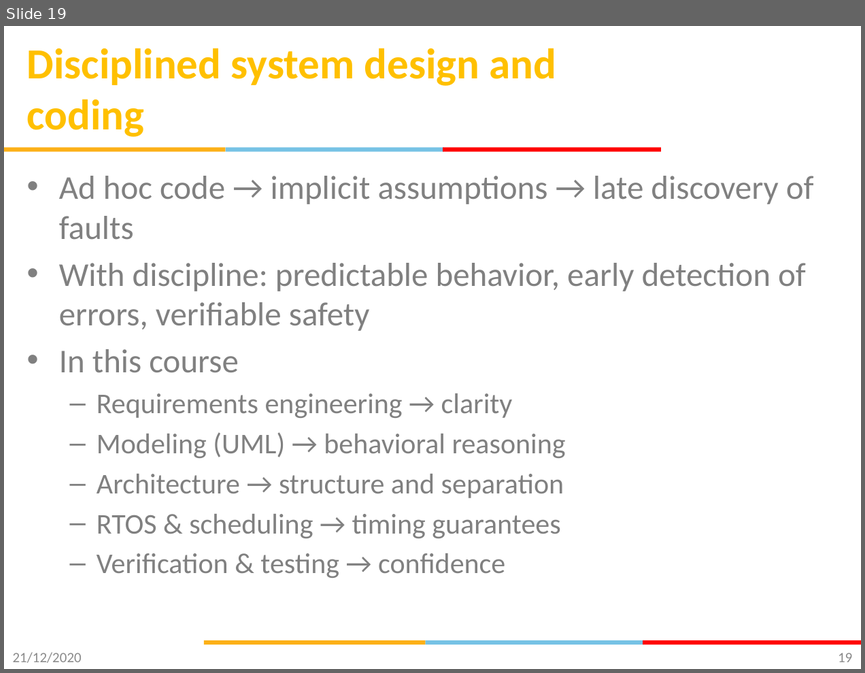
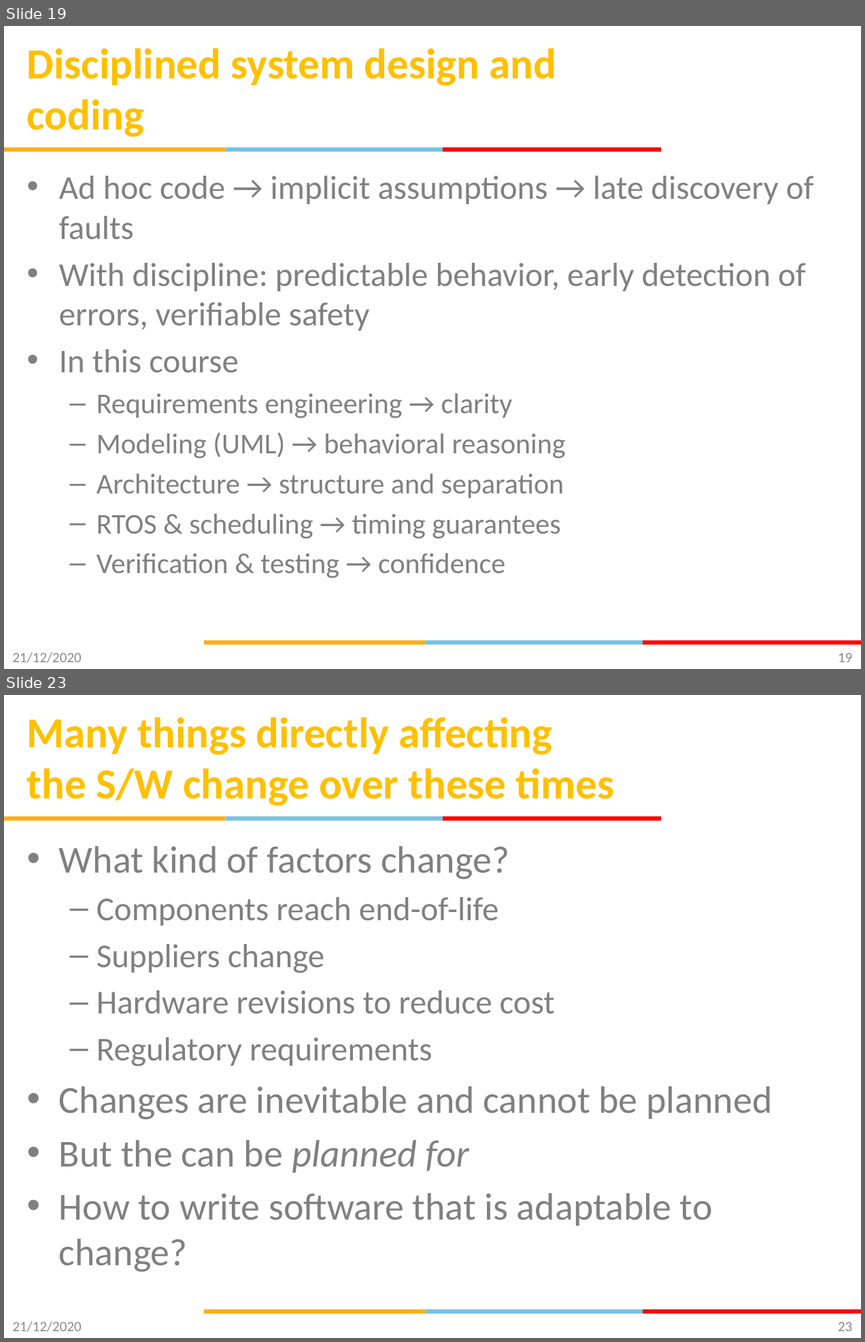
Before and after one commit to gsaurabhr-teaching/csg523-material, a slide deck: Lec-1-3-Intro.pptx. Shown one above the other, each under a label of ours: slide 19 before the commit, slides 19 and 23 after it; the slides between them are not shown. The pictures are 865x673 and 865x1342 pixels, drawn with LibreOffice and Linux fonts; fonts in the diff are those of the drawing; background and template pictures are left out. Boxes give left, top, right and bottom in pixels: in the first picture for what was removed or moved away, otherwise in the second. Text is boxed around its words. In the diff, an @@ line names an element or a change of style, - is before the commit and + after.

Commit message:
Updated lec-1-3-intro lifecycle requirements for embedded systems

```diff
--- a/Lec-1-3-Intro.pptx
+++ b/Lec-1-3-Intro.pptx
@@ slide 23 added at [4, 695, 861, 1338], background #FFFFFF; not listed: 6 template elements that a slide beside it also shows @@
@@ title added at [27, 717, 615, 806], 36 pt, text #FFC000, bold @@
+Many things directly affecting the S/W change over these times
@@ text added at [59, 846, 772, 1272], 32 pt, text #808080 @@
+• What kind of factors change?
+  – Components reach end-of-life
+  – Suppliers change
+  – Hardware revisions to reduce cost
+  – Regulatory requirements
+• Changes are inevitable and cannot be planned
+• But the can be planned for
+• How to write software that is adaptable to change?
@@ text added at [13, 1321, 82, 1331], 12 pt, text #8C8C8C @@
+21/12/2020
@@ page number added at [838, 1321, 852, 1331], 12 pt, text #898989 @@
+23
```
Also in this commit, not shown: 15 other slides added.
